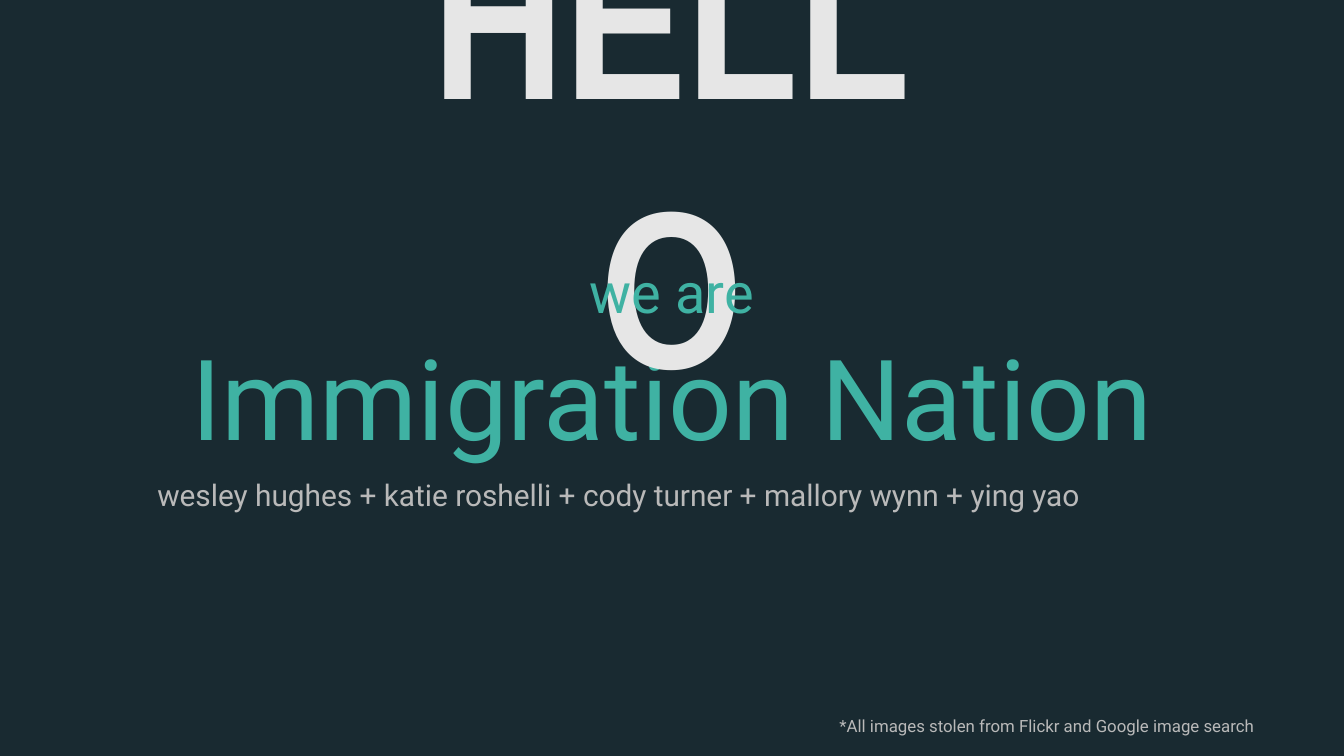
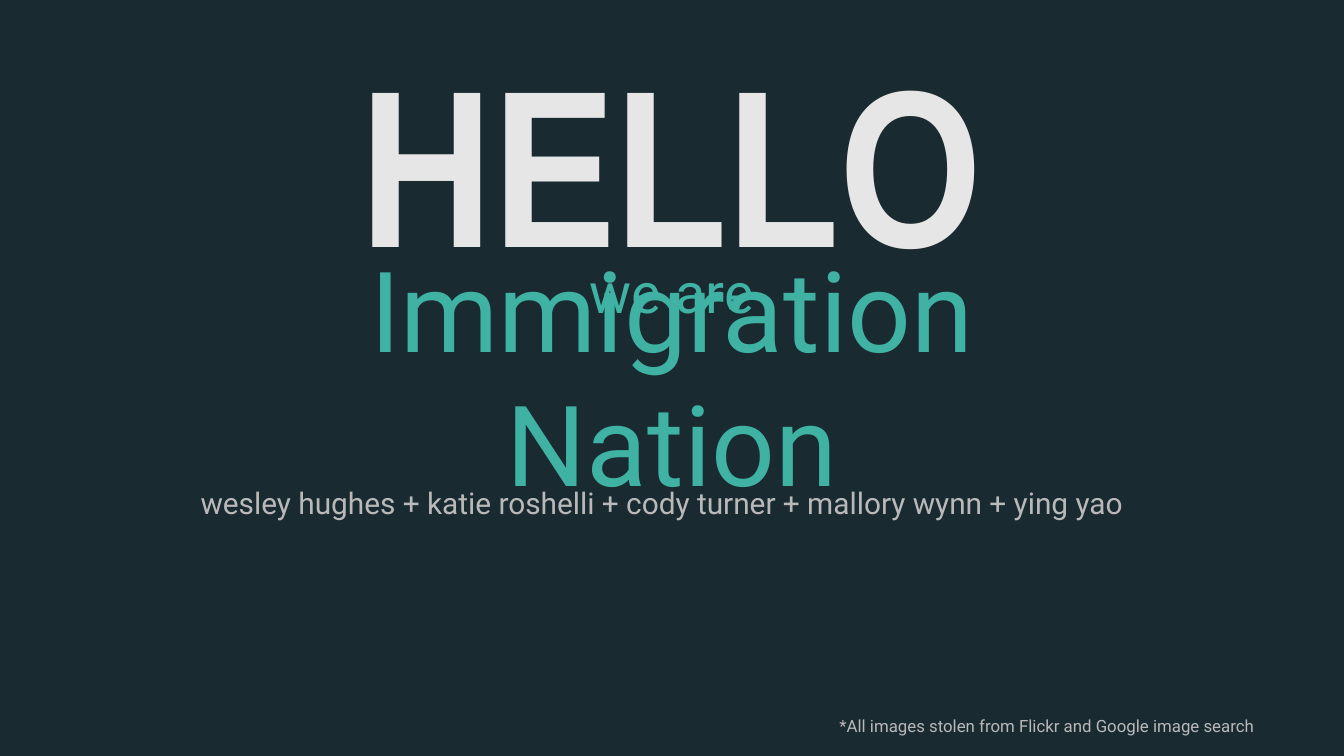
Before and after one commit to croshelli/4460FinalProject, a slide deck: slide 1 of Final Presentation.pptx. Drawn at 1344x756 pixels with LibreOffice and Linux fonts; fonts in the diff are those of the drawing. Boxes give left, top, right and bottom in pixels: in the first picture for what was removed or moved away, otherwise in the second. Text is boxed around its words. In the diff, an @@ line names an element or a change of style, - is before the commit and + after.

Commit message:
final presentation

```diff
--- a/Final Presentation.pptx
+++ b/Final Presentation.pptx
@@ text "HELLO" rewrapped from [378, 59, 965, 230] to [361, 90, 983, 287] @@
@@ text "Immigration Nation" rewrapped from [191, 337, 1152, 464] to [370, 271, 973, 513] @@
@@ text "wesley hughes + katie roshelli ..." rewrapped from [157, 483, 1079, 513] to [201, 486, 1123, 521] @@
```
Also in this commit, not shown: 1 other file.
